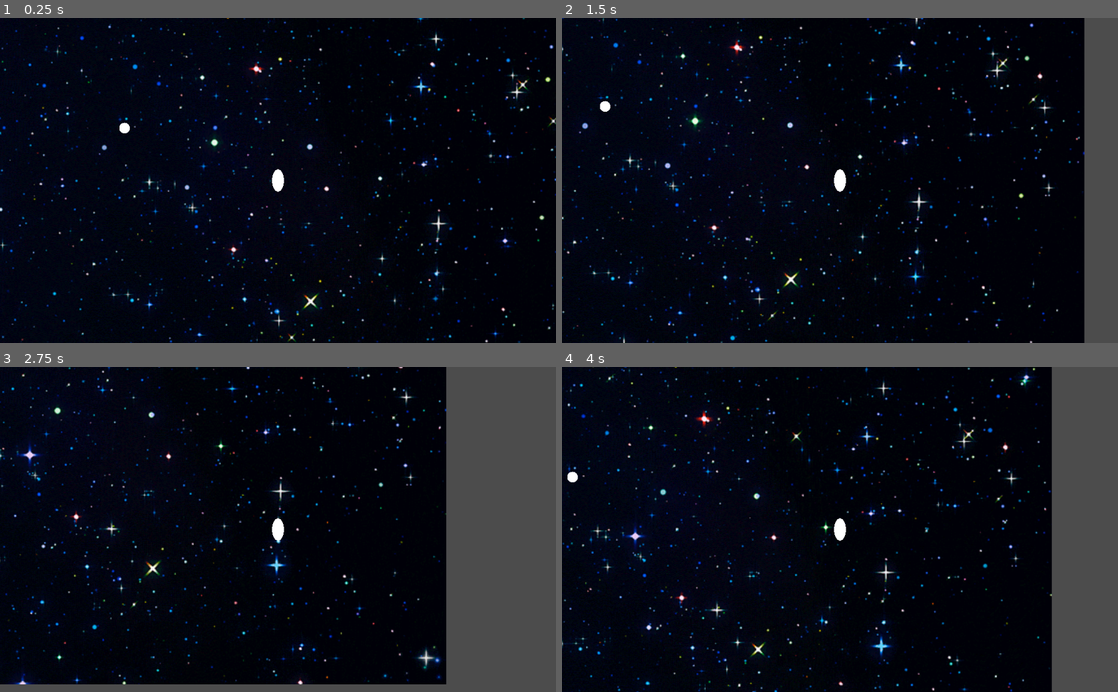
Above: before the commit, frames 1-4 (two rows, left to right).
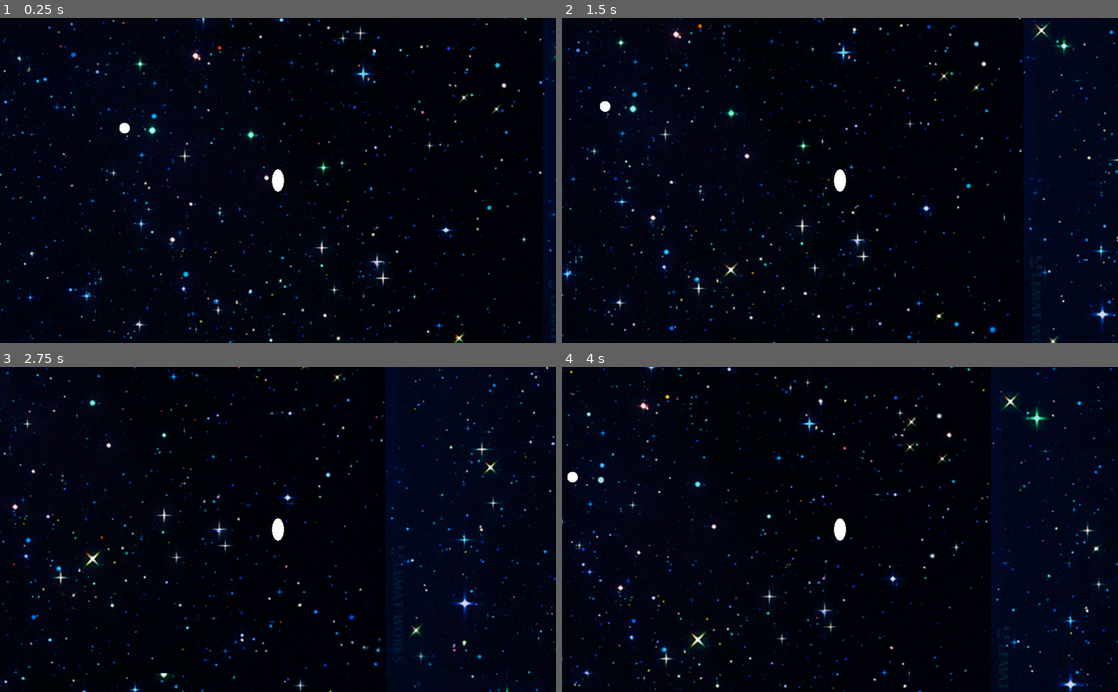
Above: after the commit, the same moments.

Repository: peter201943/gd-time-tree
Game: Godot game, scene res://chrono-tree/chrono-tree.tscn
The game is run twice, just before and just after one commit, with the same random seed, the same clock (stepped at 60 frames per second) and the same inputs. This scene is started directly instead of the project's main scene.
Inputs:
- Up to frame 1 (0.25 s): no input
- Up to frame 2 (1.5 s): hold Right (ui_right) 0.53-1.28 s; hold Down (ui_down) from 1.28 s (still down)
- Up to frame 3 (2.75 s): release Down (ui_down) at 2.03 s; hold Right (ui_right) from 2.03 s (still down)
- Up to frame 4 (4 s): release Right (ui_right) at 2.78 s; hold Up (ui_up) 2.78-3.53 s; hold Left (ui_left) from 3.53 s (still down)

The runs differ from the first frame. In frame 1, 7.9% of the frame differs, in the area x 0-100%, y 0-100%; in frame 2, 14%; in frame 3, 28%; in frame 4, 20%.

Commit message:
Dup dup dup

Diff:
--- a/chrono-tree/chrono-tree.tscn
+++ b/chrono-tree/chrono-tree.tscn
@@ -56,8 +56,8 @@
 autoplay = true
 
 [node name="world" type="Container" parent="."]
-margin_right = 1000.0
-margin_bottom = 600.0
+margin_right = 3300.0
+margin_bottom = 2400.0
 __meta__ = {
 "_edit_use_anchors_": false
 }
@@ -67,13 +67,110 @@
 [node name="back" type="ParallaxBackground" parent="world/background"]
 
 [node name="layer" type="ParallaxLayer" parent="world/background/back"]
+position = Vector2( 1199.32, 905.577 )
 
 [node name="stars" type="AnimatedSprite" parent="world/background/back/layer"]
 position = Vector2( 528.682, 299.586 )
 rotation = 1.5708
 scale = Vector2( 1.71815, 1.71815 )
 frames = SubResource( 1 )
-frame = 34
+frame = 31
+speed_scale = 6.0
+playing = true
+
+[node name="layer2" type="ParallaxLayer" parent="world/background/back"]
+position = Vector2( 2508.44, 905.577 )
+
+[node name="stars" type="AnimatedSprite" parent="world/background/back/layer2"]
+position = Vector2( 528.682, 299.586 )
+rotation = 1.5708
+scale = Vector2( 1.71815, 1.71815 )
+frames = SubResource( 1 )
+frame = 31
+speed_scale = 6.0
+playing = true
+
+[node name="layer3" type="ParallaxLayer" parent="world/background/back"]
+position = Vector2( 1199.32, 1824.48 )
+
+[node name="stars" type="AnimatedSprite" parent="world/background/back/layer3"]
+position = Vector2( 528.682, 299.586 )
+rotation = 1.5708
+scale = Vector2( 1.71815, 1.71815 )
+frames = SubResource( 1 )
+frame = 30
+speed_scale = 6.0
+playing = true
+
+[node name="layer4" type="ParallaxLayer" parent="world/background/back"]
+position = Vector2( -109.796, 905.577 )
+
+[node name="stars" type="AnimatedSprite" parent="world/background/back/layer4"]
+position = Vector2( 528.682, 299.586 )
+rotation = 1.5708
+scale = Vector2( 1.71815, 1.71815 )
+frames = SubResource( 1 )
+frame = 29
+speed_scale = 6.0
+playing = true
+
+[node name="layer5" type="ParallaxLayer" parent="world/background/back"]
+position = Vector2( 1194.29, -18.3583 )
+
+[node name="stars" type="AnimatedSprite" parent="world/background/back/layer5"]
+position = Vector2( 528.682, 299.586 )
+rotation = 1.5708
+scale = Vector2( 1.71815, 1.71815 )
+frames = SubResource( 1 )
+frame = 28
+speed_scale = 6.0
+playing = true
+
+[node name="layer6" type="ParallaxLayer" parent="world/background/back"]
+position = Vector2( 2498.37, -18.3583 )
+
+[node name="stars" type="AnimatedSprite" parent="world/background/back/layer6"]
+position = Vector2( 528.682, 299.586 )
+rotation = 1.5708
+scale = Vector2( 1.71815, 1.71815 )
+frames = SubResource( 1 )
+frame = 28
+speed_scale = 6.0
+playing = true
+
+[node name="layer7" type="ParallaxLayer" parent="world/background/back"]
+position = Vector2( -112.313, -20.8758 )
+
+[node name="stars" type="AnimatedSprite" parent="world/background/back/layer7"]
+position = Vector2( 528.682, 299.586 )
+rotation = 1.5708
+scale = Vector2( 1.71815, 1.71815 )
+frames = SubResource( 1 )
+frame = 27
+speed_scale = 6.0
+playing = true
+
+[node name="layer8" type="ParallaxLayer" parent="world/background/back"]
+position = Vector2( -102.243, 1821.96 )
+
+[node name="stars" type="AnimatedSprite" parent="world/background/back/layer8"]
+position = Vector2( 528.682, 299.586 )
+rotation = 1.5708
+scale = Vector2( 1.71815, 1.71815 )
+frames = SubResource( 1 )
+frame = 27
+speed_scale = 6.0
+playing = true
+
+[node name="layer9" type="ParallaxLayer" parent="world/background/back"]
+position = Vector2( 2505.92, 1824.48 )
+
+[node name="stars" type="AnimatedSprite" parent="world/background/back/layer9"]
+position = Vector2( 528.682, 299.586 )
+rotation = 1.5708
+scale = Vector2( 1.71815, 1.71815 )
+frames = SubResource( 1 )
+frame = 27
 speed_scale = 6.0
 playing = true
 
